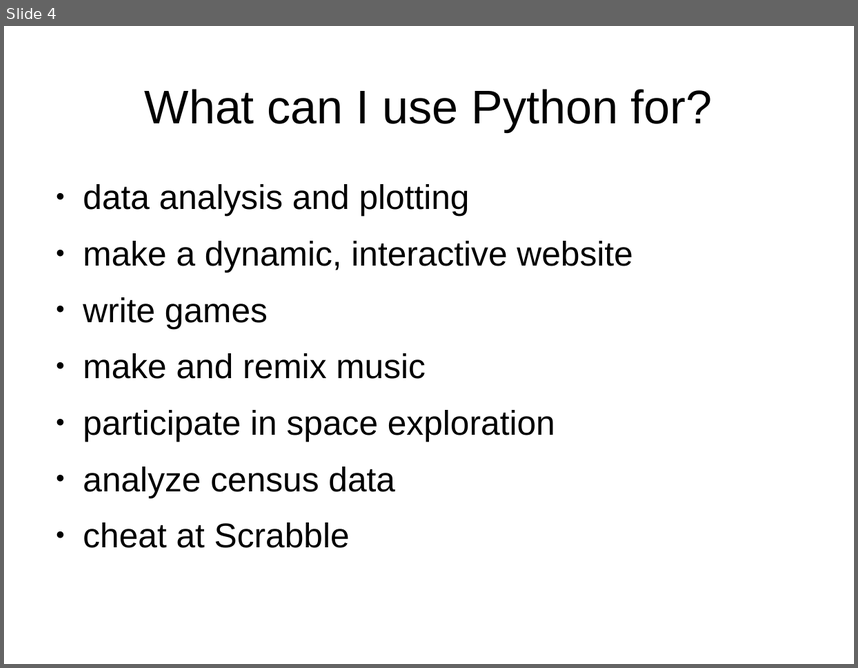
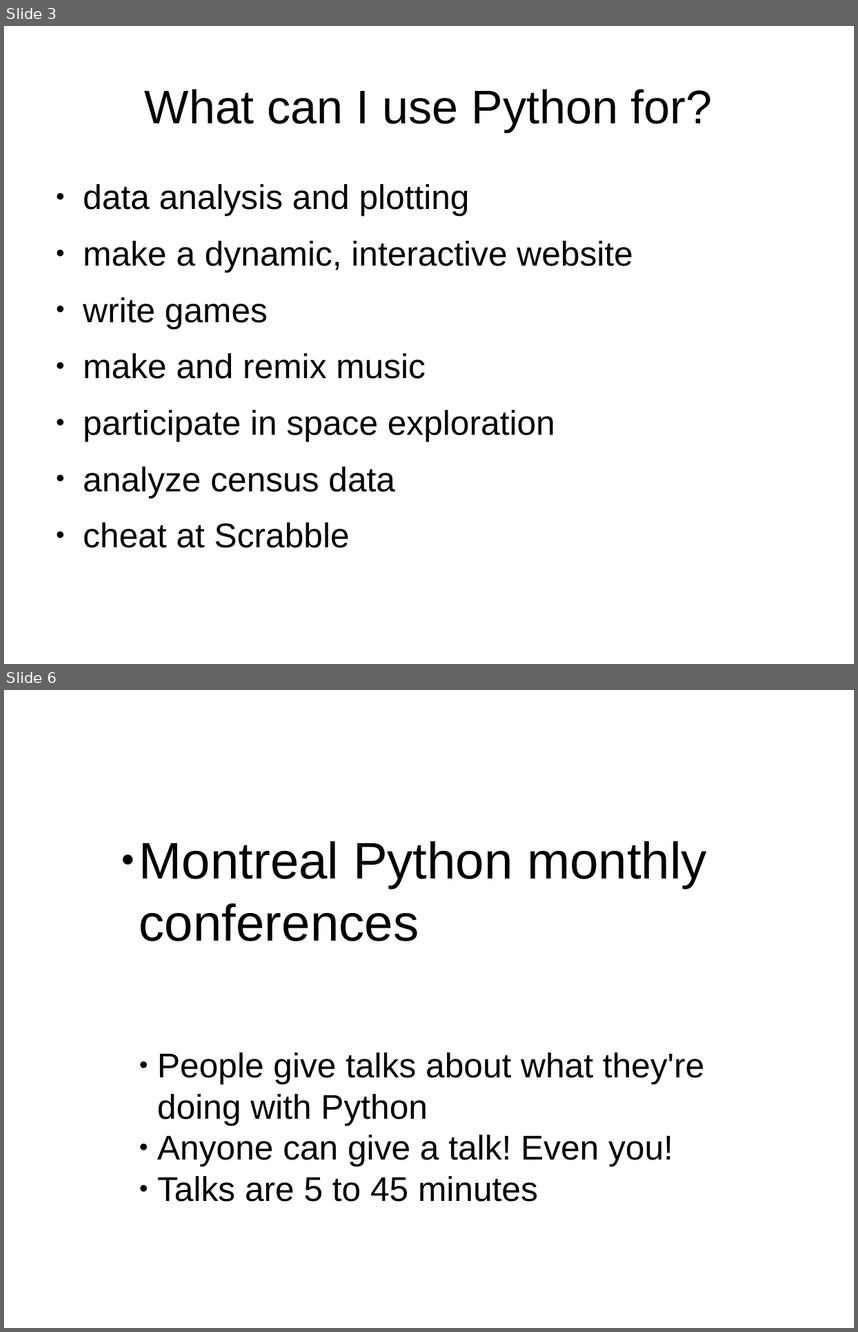
Before and after one commit to jvns/mtlpytutorial, a slide deck: outro-slides.odp. Shown one above the other, each under a label of ours: slide 4 before the commit, slides 3 and 6 after it; the slides between them are not shown. The pictures are 858x668 and 858x1332 pixels, drawn with LibreOffice and Linux fonts; fonts in the diff are those of the drawing. Boxes give left, top, right and bottom in pixels: in the first picture for what was removed or moved away, otherwise in the second. Text is boxed around its words. In the diff, an @@ line names an element or a change of style, - is before the commit and + after.

Commit message:
Add info about the diversity pipeline to outro slides
- PyLadies meetups
- Python Nights
- Montreal Python meetings! =)

message: COME TO ALL THE THINGS EVERYONE WE WANT TO SEE YOU

```diff
--- a/outro-slides.odp
+++ b/outro-slides.odp
@@ slide 6 added at (4,690,854,1328), background #FFFFFF @@
@@ text added at (139,841,707,1201), 32 pt, text #000000 @@
+● Montreal Python monthly conferences
+  ● People give talks about what they're doing with Python
+  ● Anyone can give a talk! Even you!
+  ● Talks are 5 to 45 minutes
@@ what was slide 4 is now slide 3 @@
```
Also in this commit, not shown: 1 slide changed, 4 other slides added, 2 slides removed.
